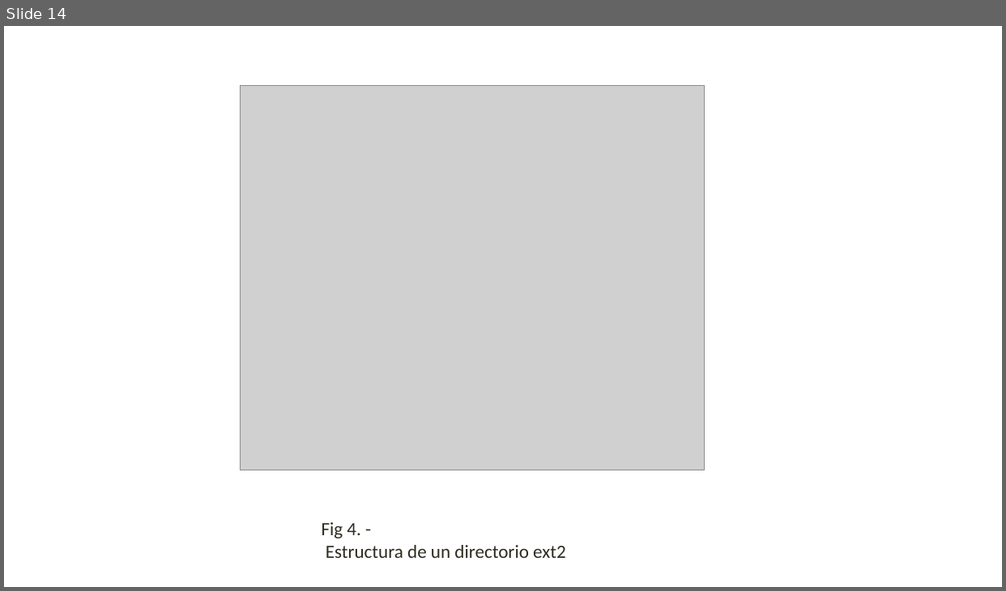
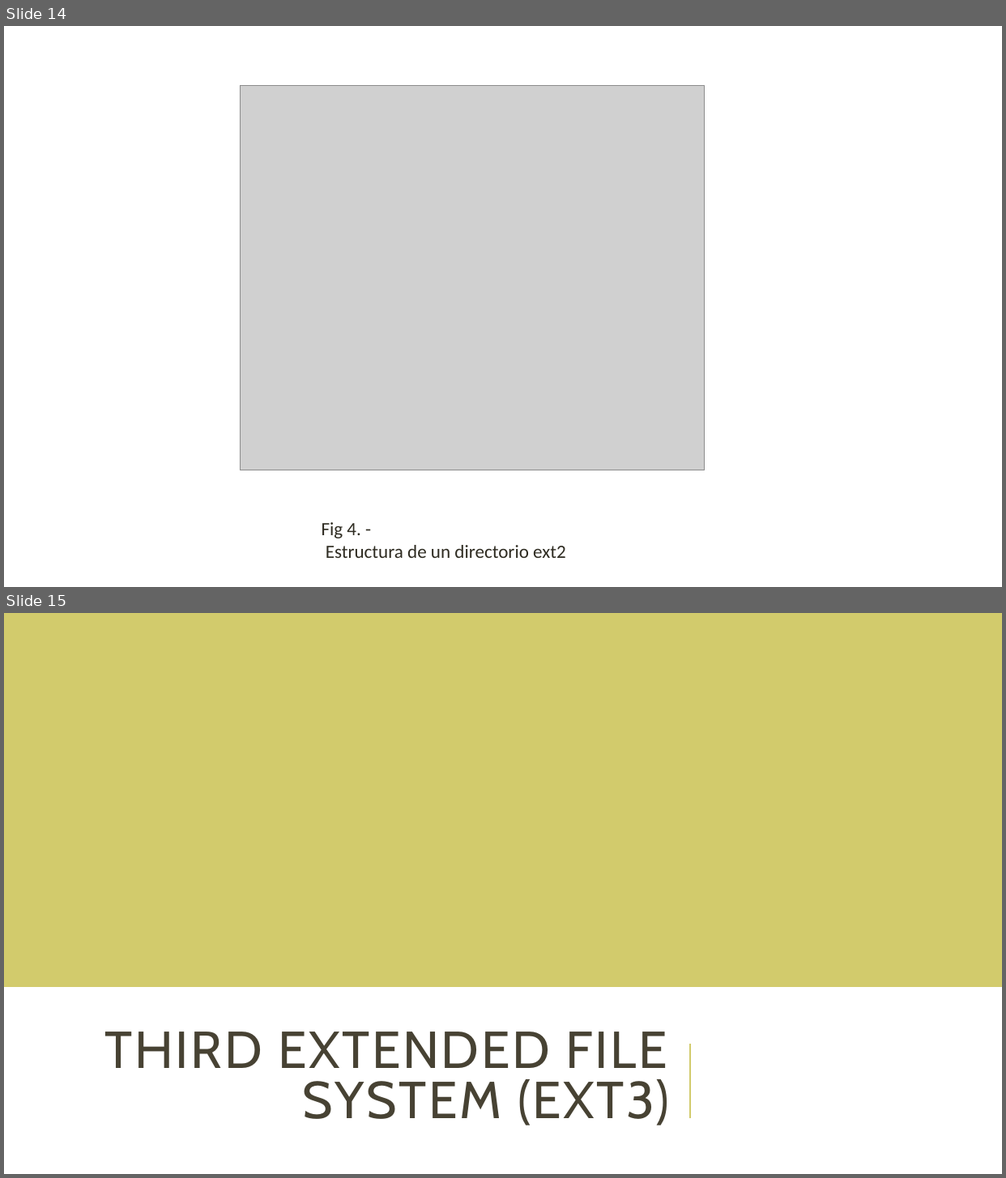
Before and after one commit to unamfi/sistop-2020-1, a slide deck: exposiciones/GonzálezAndrés/Extended.pptx. Shown one above the other, each under a label of ours: slide 14 before the commit, slides 14 and 15 after it. The pictures are 1006x591 and 1006x1178 pixels, drawn with LibreOffice and Linux fonts; fonts in the diff are those of the drawing; grey boxes stand for pictures. Boxes give left, top, right and bottom in pixels: in the first picture for what was removed or moved away, otherwise in the second. Text is boxed around its words. In the diff, an @@ line names an element or a change of style, - is before the commit and + after.

```diff
--- a/exposiciones/GonzálezAndrés/Extended.pptx
+++ b/exposiciones/GonzálezAndrés/Extended.pptx
@@ slide 15 added at bbox=[4, 613, 1002, 1174], background #FFFFFF @@
@@ rectangle added at bbox=[4, 613, 1002, 987], fill #D2CB6C @@
@@ title added at bbox=[105, 1032, 670, 1126], 50 pt, text #474233 @@
+THIRD EXTENDED FILE SYSTEM (EXT3)
@@ line added from (691, 1119) to (691, 1044), #D2CB6C 1.5 pt @@
```
Also in this commit, not shown: 2 slides changed, 5 other slides added.
